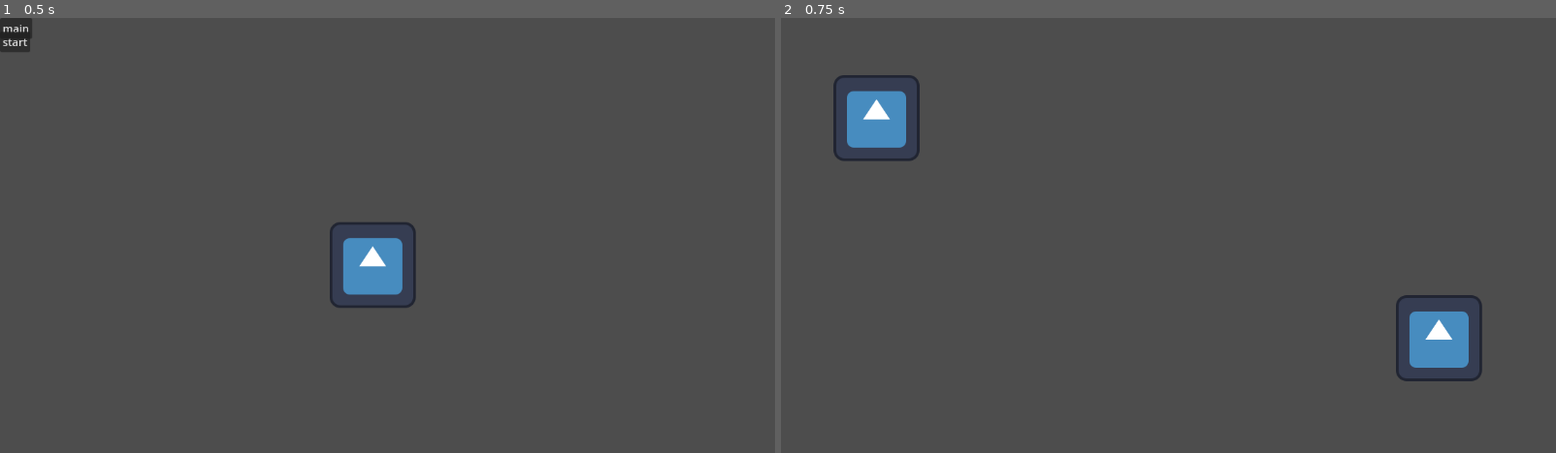
Above: before the commit, frames 1-2 (left to right).
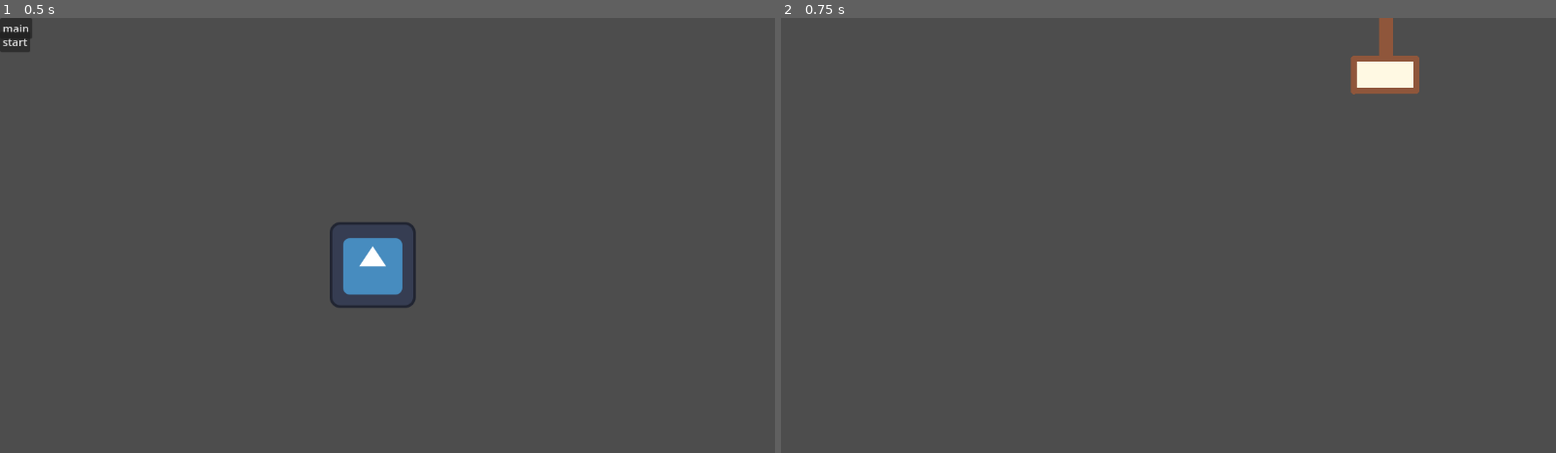
Above: after the commit, the same moments.

Repository: msharma2026/Grocers-Gauntlet
Game: Godot game, scene res://scenes/game.tscn
Same seed, same stepped clock (60 frames per second), same inputs: the game is played once before the commit and once after it. The engine's default icon, where the game draws it, is replaced by a stand-in: a white triangle on a blue panel in a dark square.
Inputs:
- Up to frame 1 (0.5 s): no input
- Up to frame 2 (0.75 s): click "start" at 0.5 s

Frame 1 is identical in both runs. In frame 2, 3.5% of the frame differs, in the area x 6-91%, y 0-84%.

Commit message:
Completed the logic for aisles

Diff:
--- /dev/null
+++ b/GodotFiles/assets/shaders/outline.gdshader
@@ -0,0 +1,30 @@
+shader_type canvas_item;
+
+uniform vec4 outline_color : source_color = vec4(1.0, 1.0, 0.0, 1.0);
+uniform float outline_thickness : hint_range(0.5, 5.0, 0.5) = 5;
+
+void fragment() {
+	vec4 tex = texture(TEXTURE, UV);
+	float alpha = tex.a;
+	if (alpha > 0.0) {
+		COLOR = tex;
+	}
+	else {
+
+		vec2 pixel = TEXTURE_PIXEL_SIZE * outline_thickness;
+		float outline_alpha = 0.0;
+
+		for (int x = -1; x <= 1; x++) {
+			for (int y = -1; y <= 1; y++) {
+				vec2 offset = vec2(float(x), float(y)) * pixel;
+				outline_alpha = max(outline_alpha, texture(TEXTURE, UV + offset).a);
+			}
+		}
+
+		if (outline_alpha > 0.0) {
+			COLOR = vec4(outline_color.rgb, outline_color.a * outline_alpha);
+		} else {
+			COLOR = vec4(0.0);
+		}
+	}
+}
--- a/GodotFiles/scenes/Aisle.tscn
+++ b/GodotFiles/scenes/Aisle.tscn
@@ -1,32 +1,37 @@
 [gd_scene load_steps=5 format=3 uid="uid://p5684obmofd2"]
 
 [ext_resource type="Script" uid="uid://dqmw47ca75vpm" path="res://scripts/aisle.gd" id="1_lfq0s"]
-[ext_resource type="Texture2D" uid="uid://ce0a4p8mnm6oe" path="res://icon.svg" id="2_m1e57"]
-
-[sub_resource type="RectangleShape2D" id="RectangleShape2D_mg17p"]
+[ext_resource type="Texture2D" uid="uid://dhx8re0ayvd2f" path="res://assets/sprites/sign-export.png" id="2_lfq0s"]
 
 [sub_resource type="SpriteFrames" id="SpriteFrames_y4ow5"]
 animations = [{
 "frames": [{
 "duration": 1.0,
-"texture": ExtResource("2_m1e57")
+"texture": ExtResource("2_lfq0s")
 }],
 "loop": true,
 "name": &"default",
 "speed": 5.0
 }, {
-"frames": [],
+"frames": [{
+"duration": 1.0,
+"texture": ExtResource("2_lfq0s")
+}],
 "loop": true,
 "name": &"hovering",
 "speed": 5.0
 }]
 
+[sub_resource type="RectangleShape2D" id="RectangleShape2D_mg17p"]
+size = Vector2(129, 129)
+
 [node name="Aisle" type="Area2D"]
 script = ExtResource("1_lfq0s")
-
-[node name="CollisionShape2D" type="CollisionShape2D" parent="."]
-shape = SubResource("RectangleShape2D_mg17p")
 
 [node name="AnimatedSprite2D" type="AnimatedSprite2D" parent="."]
 sprite_frames = SubResource("SpriteFrames_y4ow5")
 animation = &"hovering"
+
+[node name="CollisionShape2D" type="CollisionShape2D" parent="."]
+position = Vector2(-0.5, -0.5)
+shape = SubResource("RectangleShape2D_mg17p")
--- a/GodotFiles/scenes/game.tscn
+++ b/GodotFiles/scenes/game.tscn
@@ -1,12 +1,14 @@
-[gd_scene load_steps=4 format=3 uid="uid://cevx0w7kyq7lk"]
+[gd_scene load_steps=5 format=3 uid="uid://cevx0w7kyq7lk"]
 
 [ext_resource type="Script" uid="uid://blgwssin6bdfx" path="res://scripts/game.gd" id="1_uwrxv"]
 [ext_resource type="PackedScene" uid="uid://cmqvsgjb33vrv" path="res://scenes/screens/main_menu.tscn" id="2_yqjtg"]
 [ext_resource type="PackedScene" uid="uid://ds70rs0xwhvar" path="res://scenes/screens/entrance.tscn" id="3_lnu2h"]
+[ext_resource type="PackedScene" uid="uid://bt8xj88jim3id" path="res://scenes/screens/aisles.tscn" id="4_lbhrr"]
 
 [node name="Game" type="Node2D"]
 script = ExtResource("1_uwrxv")
 screens = Dictionary[String, PackedScene]({
+"aisles": ExtResource("4_lbhrr"),
 "entrance": ExtResource("3_lnu2h"),
 "main_menu": ExtResource("2_yqjtg")
 })
--- a/GodotFiles/scenes/screens/aisles.tscn
+++ b/GodotFiles/scenes/screens/aisles.tscn
@@ -6,10 +6,10 @@
 script = ExtResource("1_ddv56")
 
 [node name="AisleMarker1" type="Marker2D" parent="."]
-position = Vector2(200, 101)
+position = Vector2(200, 60)
 
 [node name="AisleMarker2" type="Marker2D" parent="."]
-position = Vector2(550, 100)
+position = Vector2(550, 60)
 
 [node name="AisleMarker3" type="Marker2D" parent="."]
-position = Vector2(899, 105)
+position = Vector2(899, 60)
--- a/GodotFiles/scenes/screens/main_menu.tscn
+++ b/GodotFiles/scenes/screens/main_menu.tscn
@@ -7,7 +7,7 @@
 script = ExtResource("1_l6cm7")
 button_map = Dictionary[String, String]({
 "main": "main_menu",
-"start": "entrance"
+"start": "aisles"
 })
 
 [node name="Sprite2D" type="Sprite2D" parent="."]
--- a/GodotFiles/scripts/aisle.gd
+++ b/GodotFiles/scripts/aisle.gd
@@ -2,26 +2,38 @@
 
 signal aisle_clicked(screen_id: String)
 
-var screen_id: String = ""
+@export var screen_id: String = "main_menu":
+	get:
+		return screen_id
+	set(new_id):
+		screen_id = new_id
+
+const OUTLINE_SHADER: Shader = preload("res://assets/shaders/outline.gdshader")
 
 @onready var animated_sprite: AnimatedSprite2D = $AnimatedSprite2D
+var outline_material: ShaderMaterial
 
 
 func _ready() -> void:
+	outline_material = ShaderMaterial.new()
+	outline_material.shader = OUTLINE_SHADER
 	connect("input_event", Callable(self, "_on_click"))
 	connect("mouse_entered", Callable(self, "_on_hover"))
 	connect("mouse_exited", Callable(self, "_revert_sprite"))
 	animated_sprite.play("default")
 
 
-func _on_click(viewport: Node, event: InputEvent, shape_idx: int) -> void:
+func _on_click(_viewport: Node, event: InputEvent, _shape_idx: int) -> void:
 	if event is InputEventMouseButton and event.button_index == MOUSE_BUTTON_LEFT and event.pressed:
 		aisle_clicked.emit(screen_id)
 
 
 func _on_hover() -> void:
 	animated_sprite.play("hovering")
+	animated_sprite.material = outline_material
+	print_debug("hovering")
 
 
 func _revert_sprite() -> void:
 	animated_sprite.play("default")
+	animated_sprite.material = null
--- a/GodotFiles/scripts/aisles.gd
+++ b/GodotFiles/scripts/aisles.gd
@@ -52,7 +52,7 @@
 		if child is Marker2D and child.name.begins_with("AisleMarker"):
 			markers.append(child)
 
-	markers.sort_custom(self, "_sort_markers")
+	markers.sort_custom(Callable(self, "_sort_markers"))
 	return markers
 
 
Not shown, added: GodotFiles/assets/shaders/outline.gdshader.uid
Binary file added: GodotFiles/assets/sprites/sign-export.png
Not shown, added: GodotFiles/assets/sprites/sign-export.png.import
